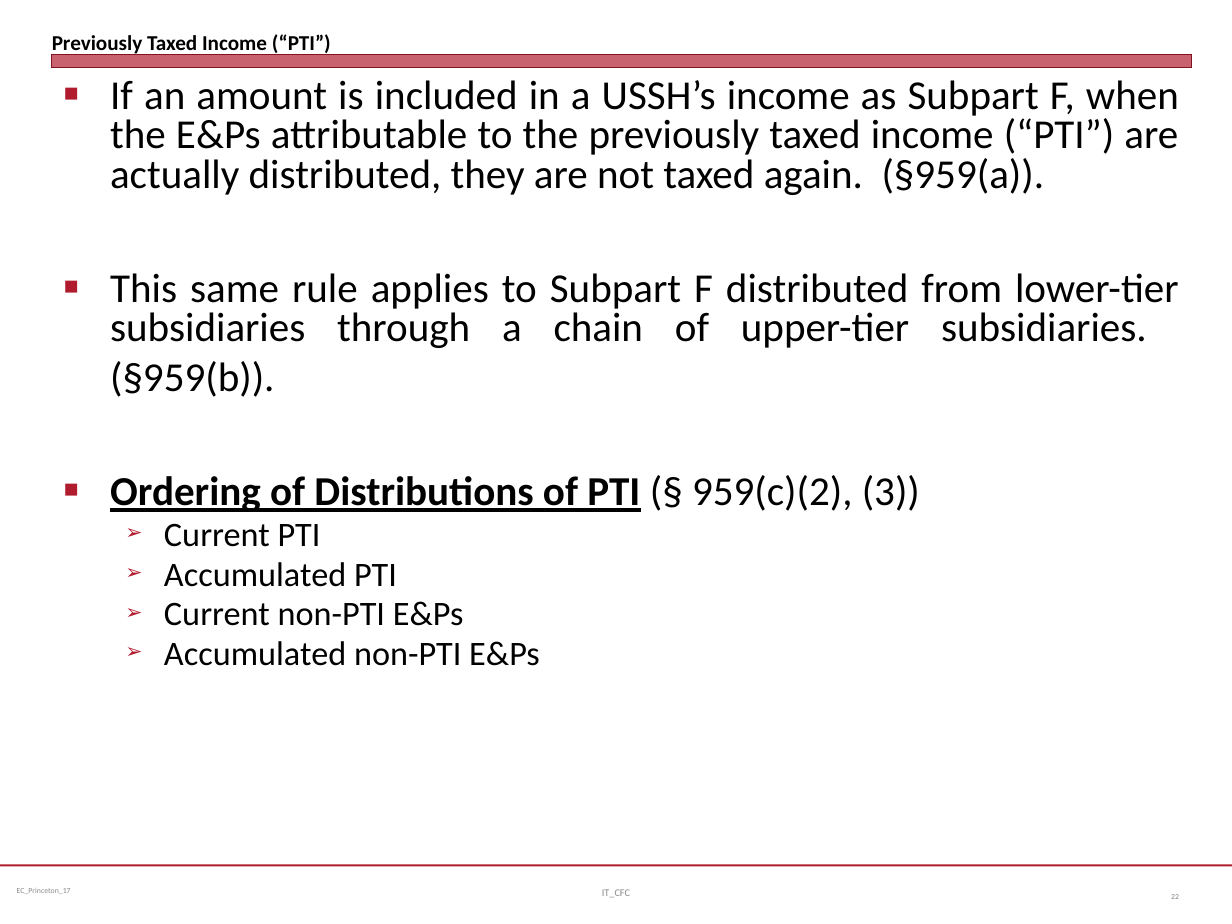
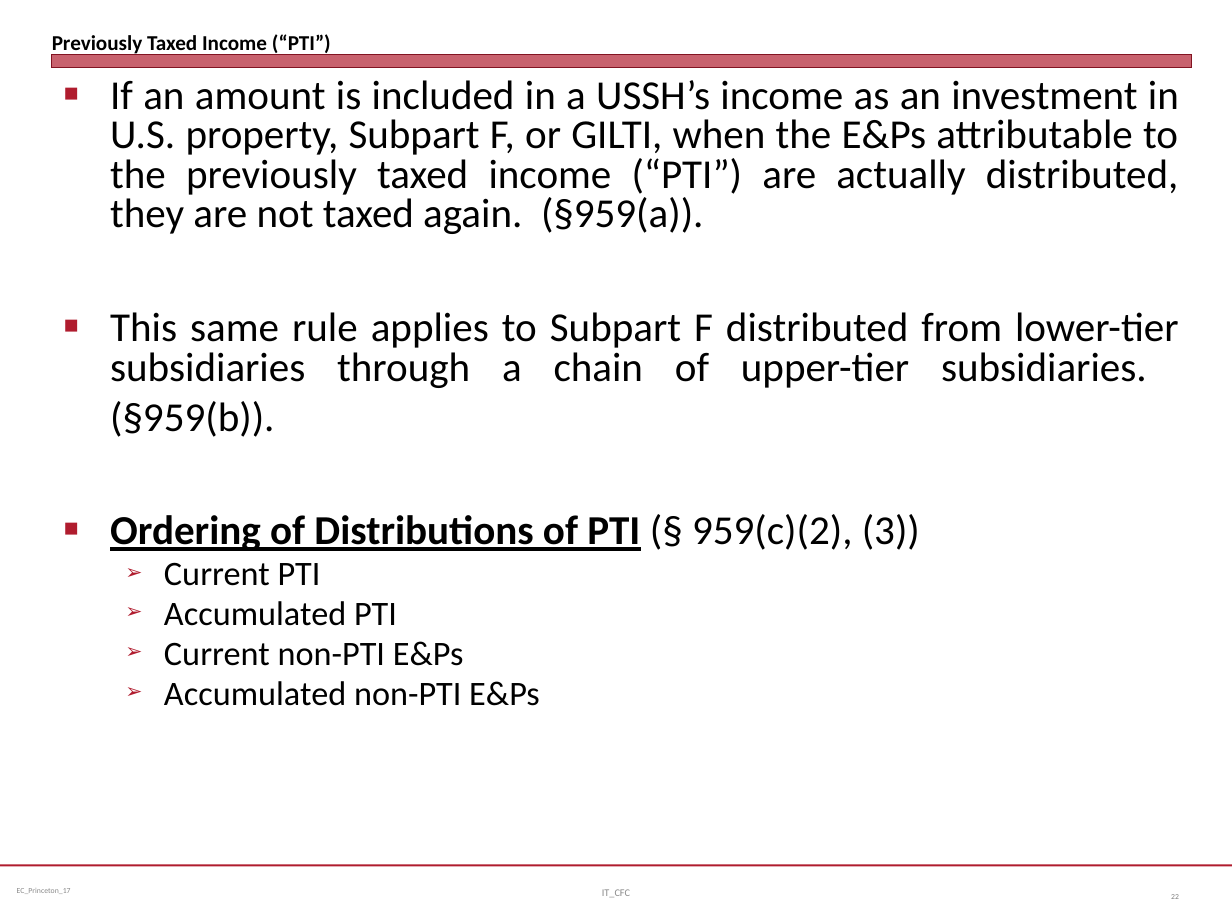
Before and after one commit to jmc877/International-Tax, a slide deck: slide 22 of slides/IT_CFC_17.pptx. Drawn at 1232x924 pixels with LibreOffice and Linux fonts; fonts in the diff are those of the drawing. Boxes give left, top, right and bottom in pixels: in the first picture for what was removed or moved away, otherwise in the second. Text is boxed around its words. In the diff, an @@ line names an element or a change of style, - is before the commit and + after.

```diff
--- a/slides/IT_CFC_17.pptx
+++ b/slides/IT_CFC_17.pptx
@@ text at (x1=110, y1=80, x2=1179, y2=234): text changed @@
-■ If an amount is included in a USSH’s income as Subpart F, when the E&Ps attributable to the previously taxed income (“PTI”) are actually distributed, they are not taxed again. (§959(a)).
+■ If an amount is included in a USSH’s income as an investment in U.S. property, Subpart F, or GILTI, when the E&Ps attributable to the previously taxed income (“PTI”) are actually distributed, they are not taxed again. (§959(a)).
```
Also in this commit, not shown: 1 other slide changed, 2 other files.
